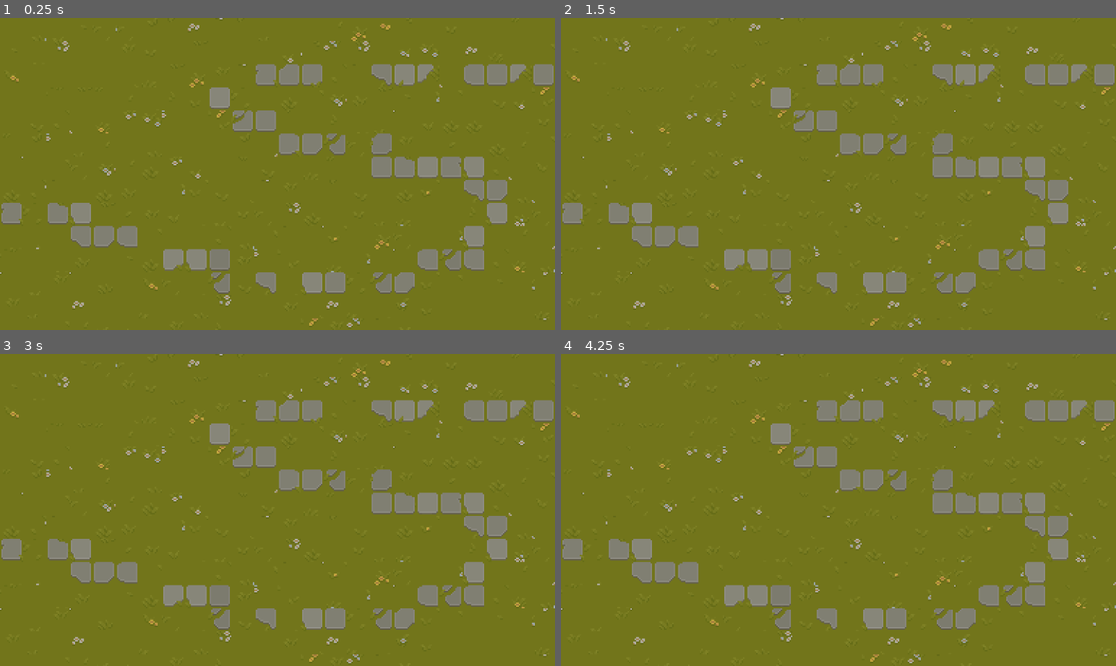
Above: before the commit, frames 1-4 (two rows, left to right).
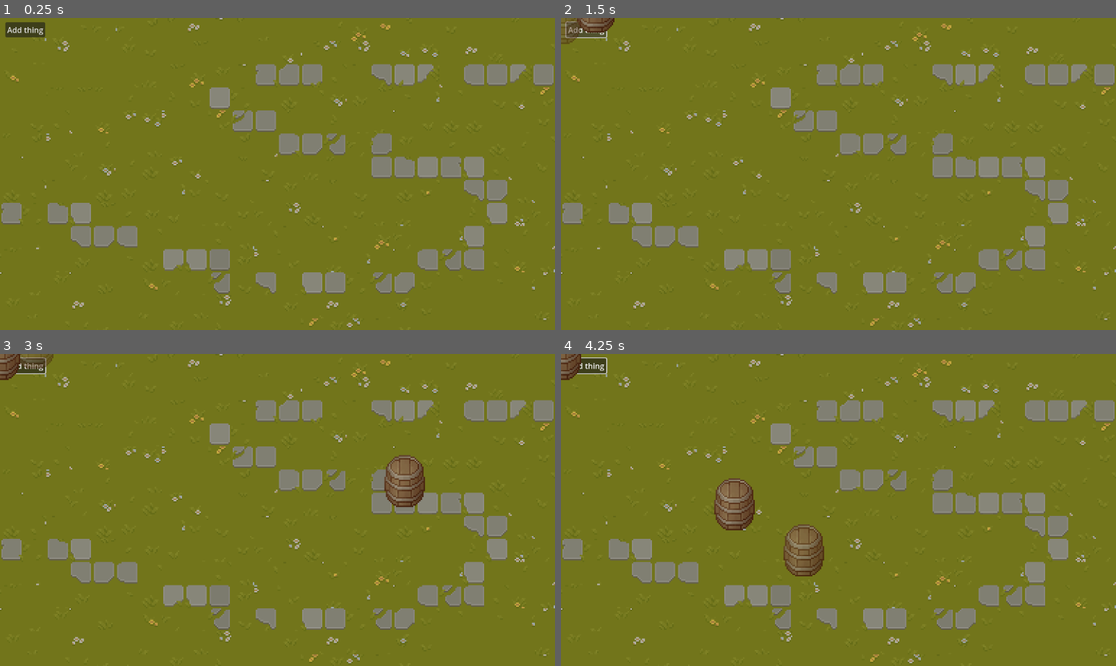
Above: after the commit, the same moments.

Repository: Kinsteen/tower-defense
Game: Godot game, scene res://scenes/GameScene.tscn
Two runs of this game, one before a commit and one after it. Both use one fixed random seed, a clock stepped at 60 frames per second and the inputs below.
Inputs (mouse positions are in pixels of both pictures, inside the frame that each line leads up to):
- Up to frame 1 (0.25 s): no input
- Up to frame 2 (1.5 s): click (588, 30) at 0.5 s, where only the run after the commit has a clickable "Add thing"; click (588, 30) at 1.25 s, where only the run after the commit has a clickable "Add thing"
- Up to frame 3 (3 s): click (27, 366) at 2 s, where only the run after the commit has a clickable "Add thing"; tap Enter at 2.75 s; move the mouse to (399, 494) at 2.77 s; hold Shift from 2.78 s (still down); click (399, 494) at 2.92 s
- Up to frame 4 (4.25 s): release Shift at 3.5 s; tap Space at 3.5 s; drag from (727, 525) to (810, 572) at 3.52 s

The runs differ from the first frame. In frame 1, 0.3% of the frame differs, in the area x 1-9%, y 1-7%; in frame 2, 0.6%; in frame 3, 1.6%; in frame 4, 2.6%, in the area x 0-48%, y 0-72%.

Commit message:
Add PoC for blocks we could place

Diff:
--- /dev/null
+++ b/prefabs/Canon.gd
@@ -0,0 +1,40 @@
+extends Node2D
+
+enum State {
+	IDLE,
+	MOVING
+	# Could create more state here, like attacking, broken maybe?
+}
+
+signal state_changed(old: State, new: State)
+var state: State:
+	get:
+		return state
+	set(new_state):
+		state_changed.emit(state, new_state)
+		state = new_state
+
+# Called when the node enters the scene tree for the first time.
+func _ready():
+	state = State.MOVING
+
+# Called every frame. 'delta' is the elapsed time since the previous frame.
+func _process(delta):
+	pass
+
+func _input(event):
+	if event is InputEventMouseMotion and state == State.MOVING:
+		var snap := 16*3
+		var offset := 16 + 16/2
+		self.position = Vector2(int(event.position.x / snap) * snap + offset, int(event.position.y / snap) * snap - offset)
+	elif event is InputEventMouseButton and event.is_pressed():
+		if state == State.MOVING:
+			state = State.IDLE
+		elif state == State.IDLE:
+			state = State.MOVING
+
+func _on_state_changed(old, new):
+	if new == State.MOVING:
+		$Sprite2D.set_modulate(Color(1, 1, 1, 0.5))
+	elif new == State.IDLE:
+		$Sprite2D.set_modulate(Color(1, 1, 1, 1))
--- /dev/null
+++ b/prefabs/Canon.tscn
@@ -0,0 +1,14 @@
+[gd_scene load_steps=3 format=3 uid="uid://1pw5tb10ntdh"]
+
+[ext_resource type="Texture2D" uid="uid://x2giw2kavaqu" path="res://textures/props.png" id="1_bss6j"]
+[ext_resource type="Script" path="res://prefabs/Canon.gd" id="1_by30s"]
+
+[node name="Canon" type="Node2D"]
+script = ExtResource("1_by30s")
+
+[node name="Sprite2D" type="Sprite2D" parent="."]
+texture = ExtResource("1_bss6j")
+region_enabled = true
+region_rect = Rect2(162, 153, 28, 36)
+
+[connection signal="state_changed" from="." to="." method="_on_state_changed"]
--- a/scenes/GameScene.tscn
+++ b/scenes/GameScene.tscn
@@ -1,6 +1,7 @@
-[gd_scene load_steps=2 format=3 uid="uid://bfoo1xws3rdfg"]
+[gd_scene load_steps=3 format=3 uid="uid://bfoo1xws3rdfg"]
 
 [ext_resource type="TileSet" uid="uid://cia0akvspfnce" path="res://tilesets/ground.tres" id="1_r86nc"]
+[ext_resource type="Script" path="res://scripts/AddBlock.gd" id="2_ka4j6"]
 
 [node name="GameScene" type="Node2D"]
 
@@ -9,3 +10,13 @@
 tile_set = ExtResource("1_r86nc")
 format = 2
 layer_0/tile_data = PackedInt32Array(0, 589824, 5, 1, 524288, 2, 65537, 786432, 6, 65538, 524288, 3, 65539, 917504, 4,  …(6293 unchanged characters)…
+
+[node name="Button" type="Button" parent="."]
+offset_left = 11.0
+offset_top = 9.0
+offset_right = 65.0
+offset_bottom = 24.0
+text = "Add thing"
+script = ExtResource("2_ka4j6")
+
+[connection signal="pressed" from="Button" to="Button" method="_on_pressed"]
--- /dev/null
+++ b/scripts/AddBlock.gd
@@ -0,0 +1,17 @@
+extends Button
+
+# Called when the node enters the scene tree for the first time.
+func _ready():
+	pass # Replace with function body.
+
+
+# Called every frame. 'delta' is the elapsed time since the previous frame.
+func _process(delta):
+	pass
+
+
+func _on_pressed():
+	var canon := preload("res://prefabs/Canon.tscn").instantiate()
+	canon.set_scale(Vector2(3, 3))
+	$/root/GameScene.add_child(canon)
+	pass # Replace with function body.
